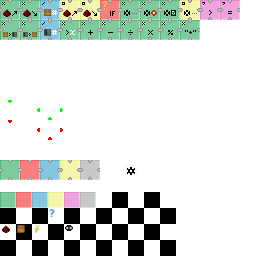
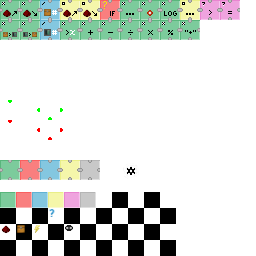
Two versions of the same layered image (w=256, h=256). Layer-by-layer changes:
painted on "icons.png" over (x1=124, y1=10, x2=197, y2=16)
